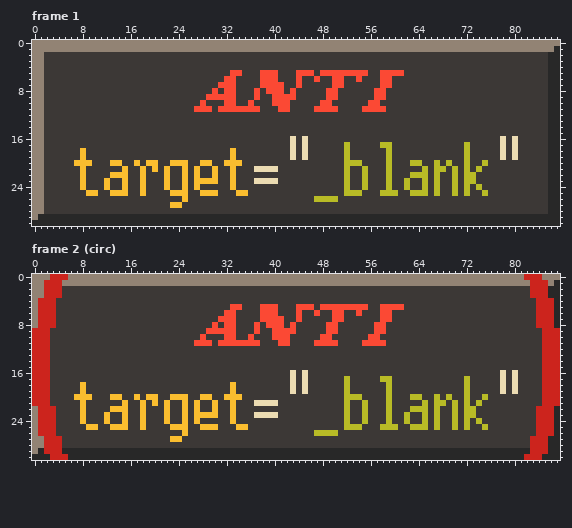
Pixel-art file, stored at stadt/assets/images/buttons/taskbar/target-blank.ase. Above: the version before the commit.
88x31 pixels, 18 frames. Colours within 5 levels of each other are drawn and written as one. Shown: frame 1, frame 2 (circ). The commit also changed other frames, which this record leaves out.
Now the later version:
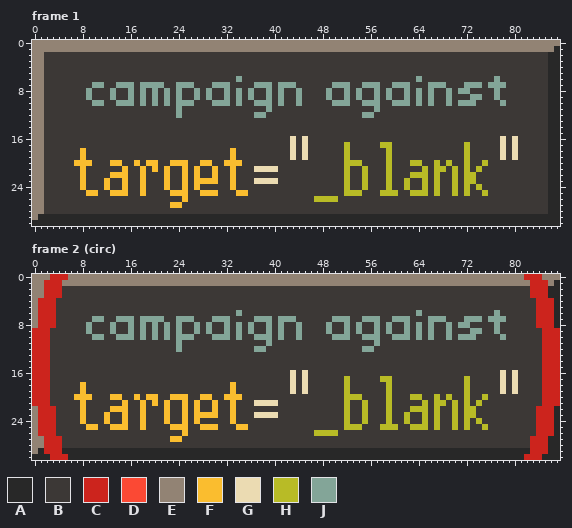
Palette (. is transparent): A #282828  B #3c3836  C #cc241d  D #fb4934  E #928374  F #fabd2f  G #ebdbb2  H #b8bb26  J #83a598
Diff:
layer "anti" now hidden
layer "Layer 1" added
Frame 1:
The edit turns colour D into colour B in row 5 at x 33 to 34, 38 to 40, 44 to 46, 48 to 55 and 58 to 61; in row 6 at x 32 to 33, 38 to 40, 44, 47, 50 to 51, 54 and 58 to 59; in row 7 at x 33, 40, 44 and 58 to 59; in row 8 at x 30, 33, 37, 40, 43, 50 and 58; in row 9 at x 30 to 31, 33, 37, 40, 42 to 43, 50 and 58; in row 10 at x 28, 33, 36, 40, 42 and 48 to 49.
The edit turns colour D into colour B in row 11 at x 27 to 29, 31 to 37, 41 to 42, 47 to 50, 55 to 56 and 58.
The edit turns colour B into colour J in row 6 at x 34, 64 and 77; in row 7 at x 10 to 11, 14 to 16, 18 to 21, 24 to 26, 30, 37, 42 to 43, 52, 55 to 57, 60 to 62, 66 to 68, 72 to 74 and 76 to 78; in row 8 at x 9, 13, 16, 18, 20, 22, 24, 27, 29, 34, 36, 44, 52, 54, 59, 62, 64, 66, 69, 71 to 72 and 77; in row 9 at x 9, 13, 16, 18, 20, 22, 24, 27, 34, 36, 39, 44, 52, 54, 59, 62, 64, 66, 69, 73 to 74 and 77; in row 10 at x 10 to 11, 14 to 16, 18, 20, 22, 24 to 26, 30 to 31, 34, 37 to 39, 44, 50 to 52, 55, 60 to 62, 64, 66, 69, 71 to 73 and 78; in row 11 at x 24 and 39.
The edit turns colour B into colour J in row 12 at x 24, 37 to 38 and 55 to 56.
The edit turns colour D into colour J in row 7 at x 31 to 32, 38 to 39, 41 and 50 to 51; in row 8 at x 32, 39, 41, 49 and 57; in row 9 at x 29, 32, 41, 49 and 57; in row 10 at x 32, 41 and 56 to 57; in row 11 at x 57.
Frame 2 (circ): the same change as frame 1
